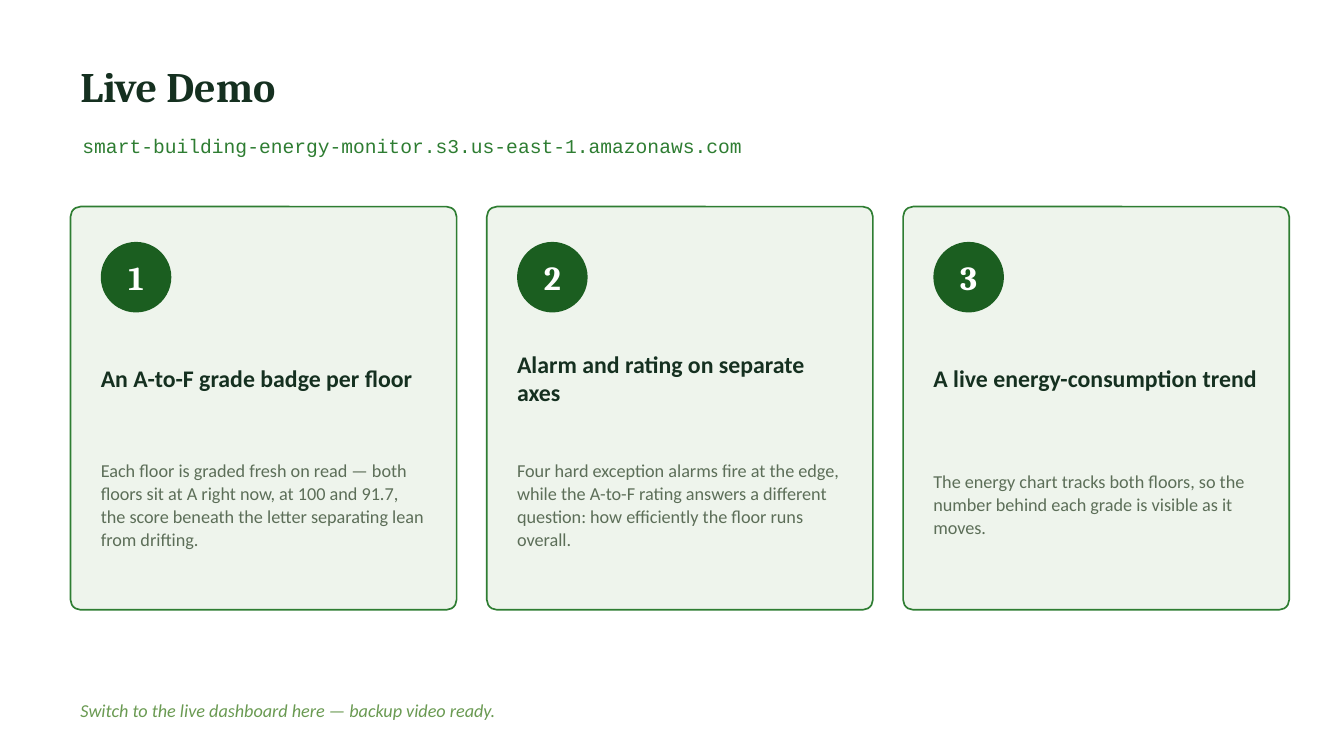
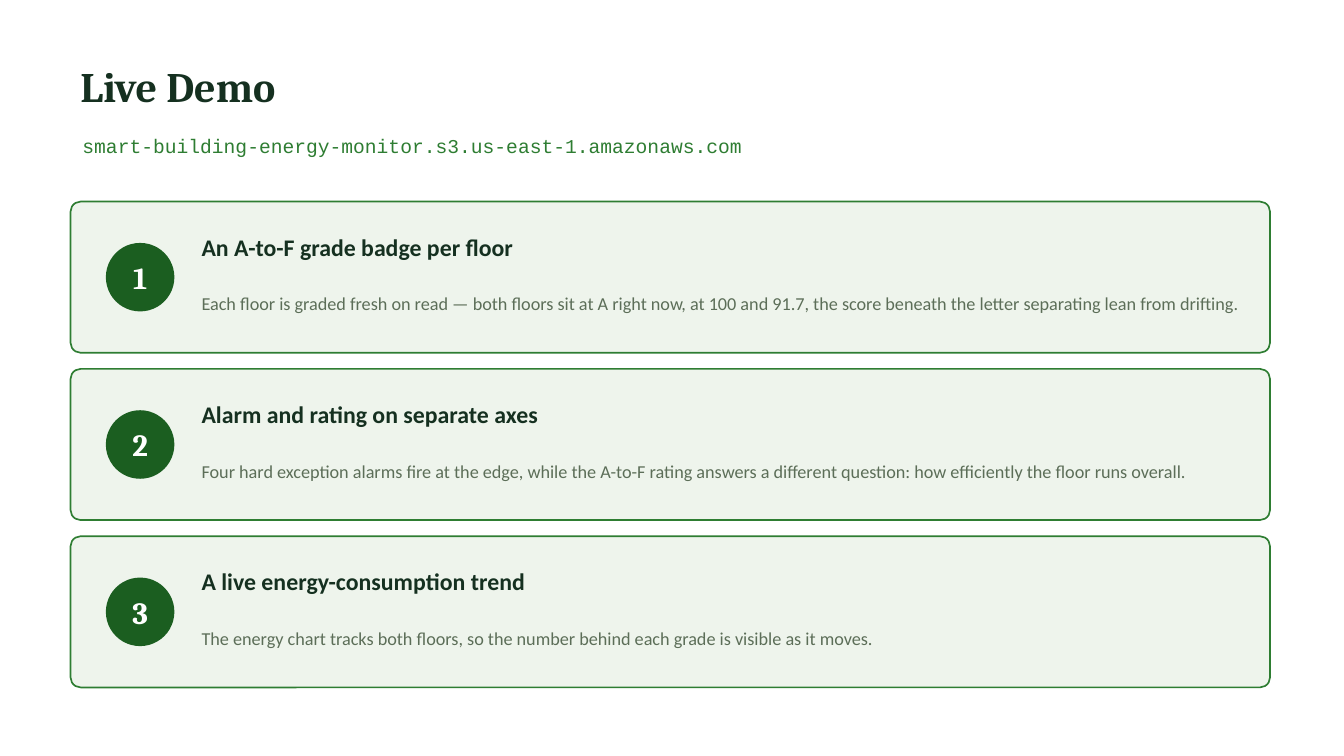
Before and after one commit to valletivarish/FEC_version_2, a slide deck: slide 3 of ppt/VenkataSaiMothukuri_X25181238_smart-building-energy.pptx. Drawn at 1344x756 pixels with LibreOffice and Linux fonts; fonts in the diff are those of the drawing. Boxes give left, top, right and bottom in pixels: in the first picture for what was removed or moved away, otherwise in the second. Text is boxed around its words. In the diff, an @@ line names an element or a change of style, - is before the commit and + after.

```diff
--- a/ppt/VenkataSaiMothukuri_X25181238_smart-building-energy.pptx
+++ b/ppt/VenkataSaiMothukuri_X25181238_smart-building-energy.pptx
@@ rounded rectangle resized from (x1=71, y1=207, x2=457, y2=610) to (x1=71, y1=202, x2=1270, y2=353) @@
@@ text "An A-to-F grade badge per ..." moved from (x1=101, y1=370, x2=412, y2=391) to (x1=202, y1=239, x2=513, y2=260) @@
@@ ellipse moved from (x1=101, y1=242, x2=171, y2=313) to (x1=106, y1=243, x2=174, y2=312) @@
@@ text "Each floor is graded fresh ..." rewrapped from (x1=101, y1=464, x2=423, y2=549) to (x1=202, y1=297, x2=1238, y2=313) @@
@@ rounded rectangle resized from (x1=487, y1=207, x2=873, y2=610) to (x1=71, y1=369, x2=1270, y2=520) @@
@@ text "2" moved from (x1=544, y1=267, x2=561, y2=290) to (x1=132, y1=435, x2=148, y2=456) @@
@@ ellipse moved from (x1=517, y1=242, x2=588, y2=313) to (x1=106, y1=410, x2=174, y2=479) @@
@@ text "Alarm and rating on separate ..." rewrapped from (x1=517, y1=356, x2=805, y2=401) to (x1=202, y1=406, x2=537, y2=427) @@
@@ text "Four hard exception alarms fire ..." rewrapped from (x1=517, y1=464, x2=839, y2=546) to (x1=202, y1=465, x2=1185, y2=481) @@
@@ proportions changed in 3 elements at (x1=71, y1=369, x2=1270, y2=520), (x1=71, y1=202, x2=1270, y2=353), (x1=71, y1=536, x2=1270, y2=688) @@
@@ rounded rectangle resized from (x1=903, y1=207, x2=1290, y2=610) to (x1=71, y1=536, x2=1270, y2=688) @@
@@ text "A live energy-consumption trend" moved from (x1=933, y1=370, x2=1257, y2=391) to (x1=202, y1=573, x2=525, y2=594) @@
@@ size 24 to 22 pt in 3 elements at (x1=133, y1=268, x2=147, y2=289), (x1=132, y1=435, x2=148, y2=456), (x1=132, y1=603, x2=148, y2=625) @@
@@ text "3" moved from (x1=960, y1=267, x2=977, y2=291) to (x1=132, y1=603, x2=148, y2=625) @@
@@ ellipse moved from (x1=934, y1=242, x2=1004, y2=313) to (x1=106, y1=578, x2=174, y2=646) @@
@@ text "The energy chart tracks both ..." rewrapped from (x1=933, y1=475, x2=1245, y2=534) to (x1=202, y1=632, x2=873, y2=648) @@
@@ text removed at (x1=80, y1=704, x2=495, y2=720) @@
-Switch to the live dashboard here — backup video ready.
```
Also in this commit, not shown: 1 other slide changed, 25 other files.
